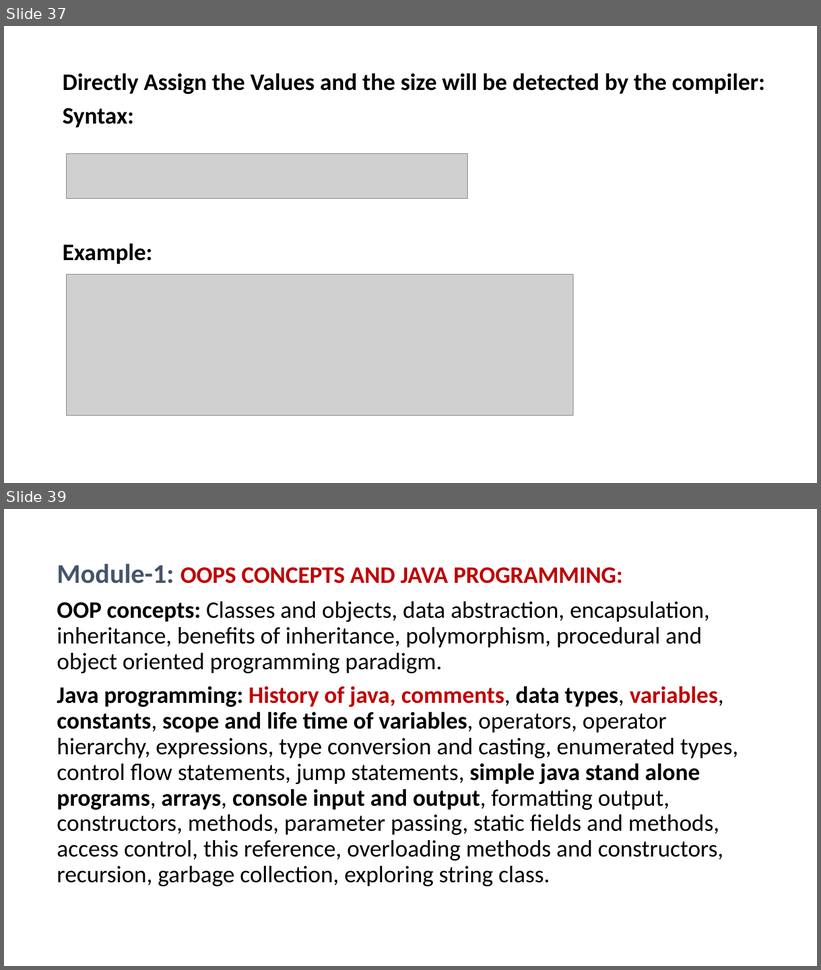
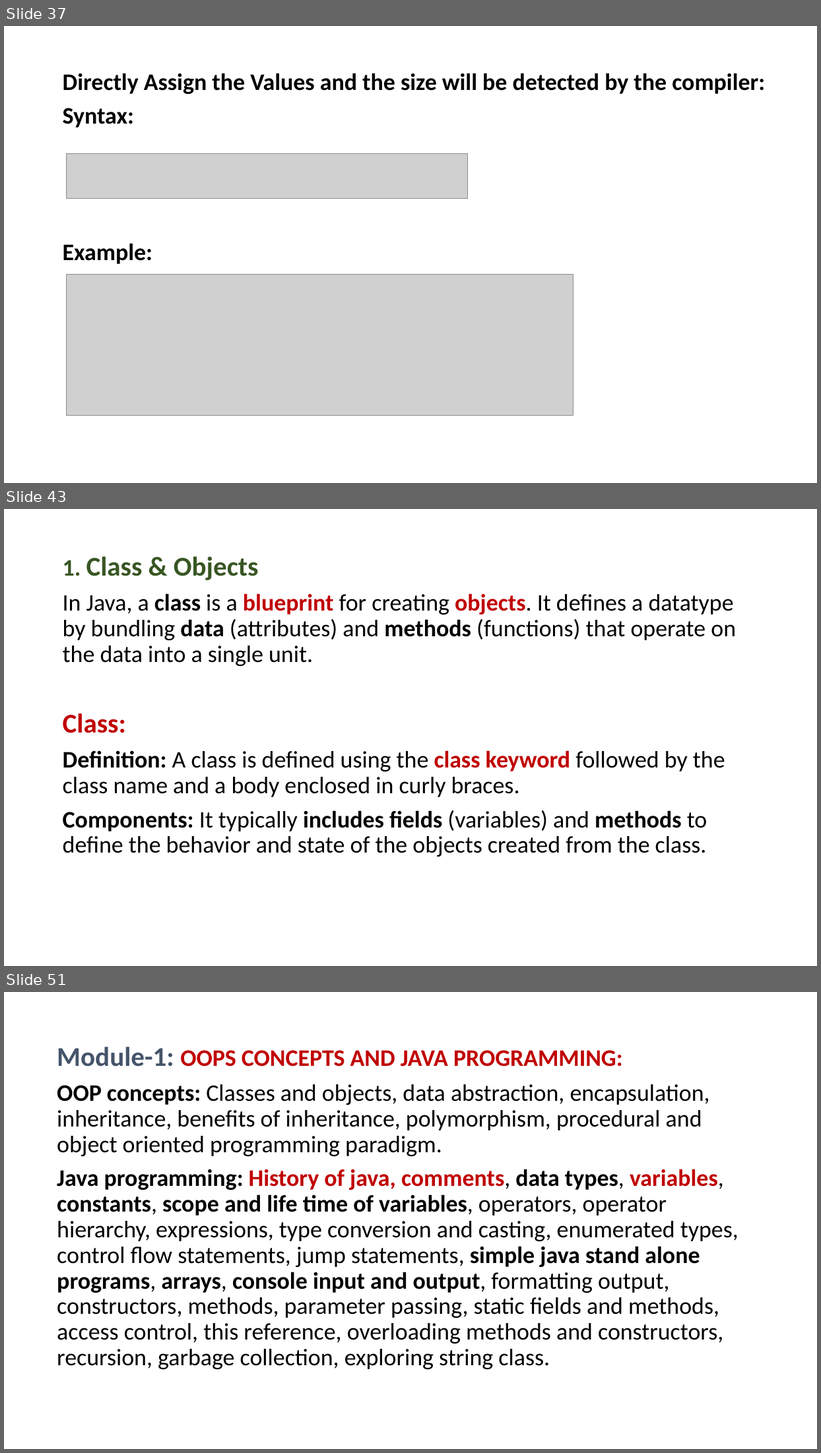
Before and after one commit to PRAMOD-VISHNU-NAIK/MCA-2nd-Sem-Shridevi-College, a slide deck: Theory Class-Notes/Java MCA-2.pptx. Shown one above the other, each under a label of ours: slides 37 and 39 before the commit, slides 37, 43 and 51 after it; the slides between them are not shown. The pictures are 821x970 and 821x1453 pixels, drawn with LibreOffice and Linux fonts; fonts in the diff are those of the drawing; grey boxes stand for pictures. Boxes give left, top, right and bottom in pixels: in the first picture for what was removed or moved away, otherwise in the second. Text is boxed around its words. In the diff, an @@ line names an element or a change of style, - is before the commit and + after.

```diff
--- a/Theory Class-Notes/Java MCA-2.pptx
+++ b/Theory Class-Notes/Java MCA-2.pptx
@@ slide 43 added at box(4, 509, 817, 966), background #FFFFFF @@
@@ text added at box(63, 557, 736, 857), 28 pt, text #000000 @@
+1. Class & Objects
+In Java, a class is a blueprint for creating objects. It defines a datatype by bundling data (attributes) and methods (functions) that operate on the data into a single unit.
+Class:
+Definition: A class is defined using the class keyword followed by the class name and a body enclosed in curly braces.
+Components: It typically includes fields (variables) and methods to define the behavior and state of the objects created from the class.
@@ what was slide 39 is now slide 51 @@
```
Also in this commit, not shown: 12 other slides added, 34 other files.
